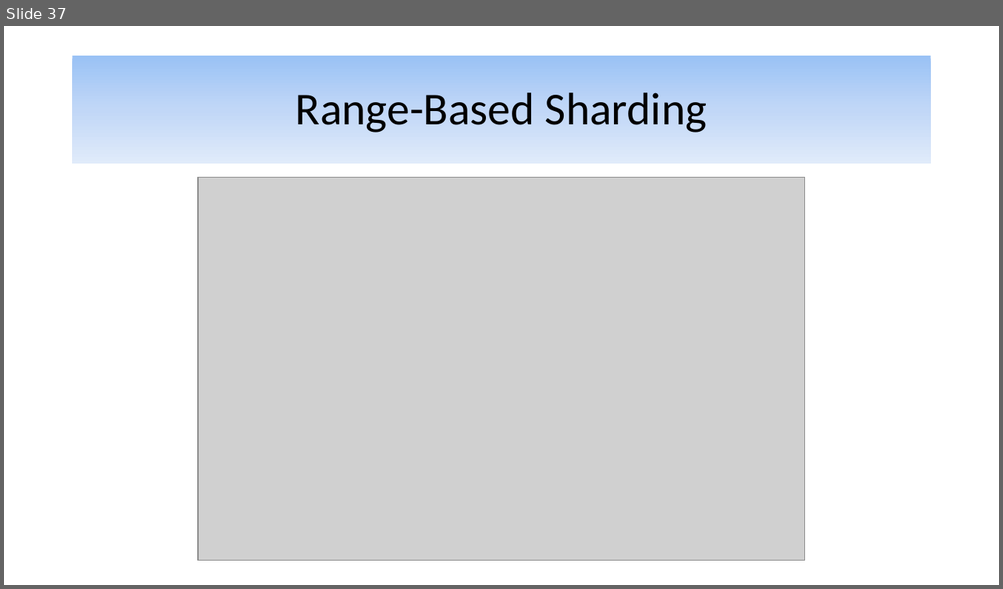
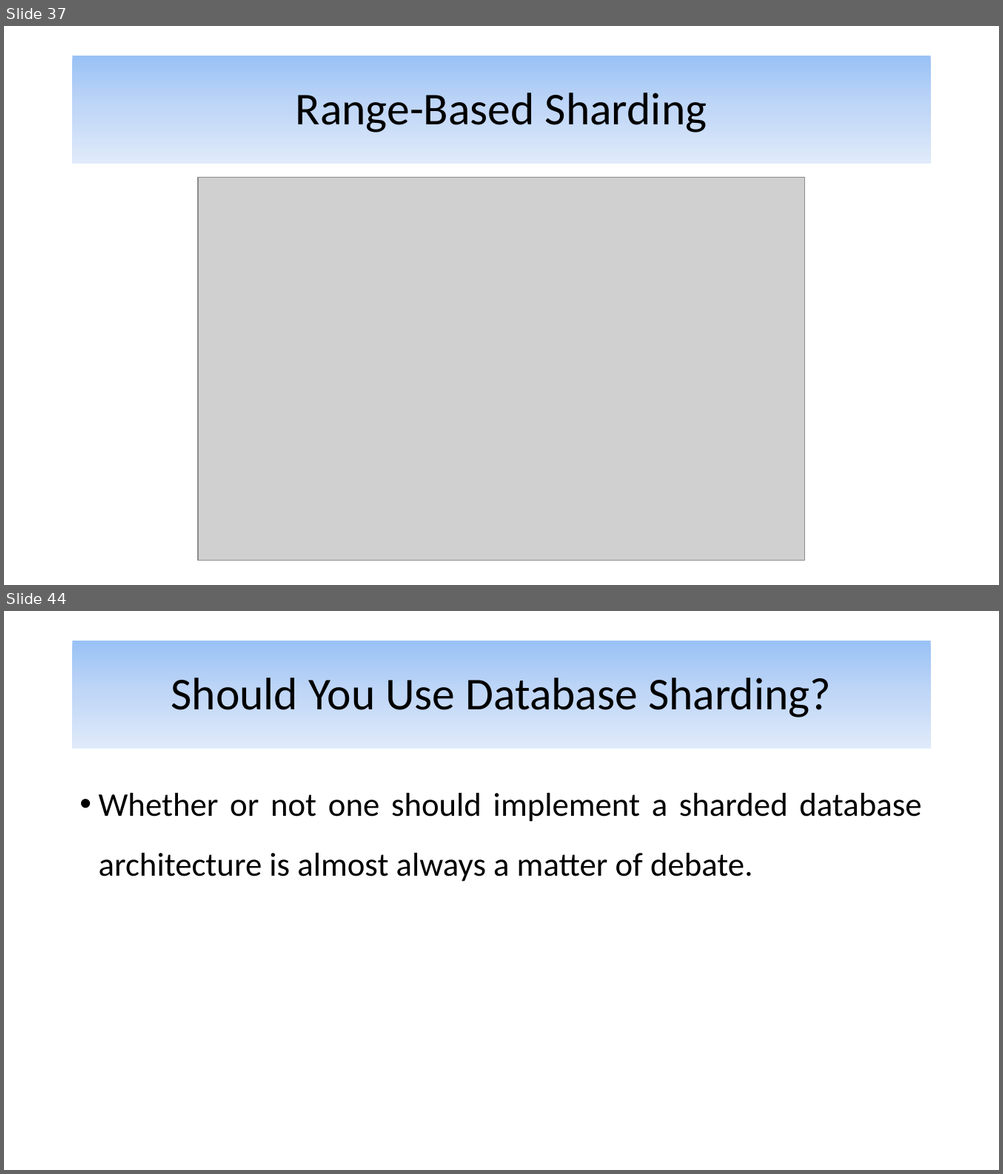
Before and after one commit to alijfri99/presentations, a slide deck: Advanced DBMS Presentation.pptx. Shown one above the other, each under a label of ours: slide 37 before the commit, slides 37 and 44 after it; the slides between them are not shown. The pictures are 1003x589 and 1003x1174 pixels, drawn with LibreOffice and Linux fonts; fonts in the diff are those of the drawing; grey boxes stand for pictures. Boxes give left, top, right and bottom in pixels: in the first picture for what was removed or moved away, otherwise in the second. Text is boxed around its words. In the diff, an @@ line names an element or a change of style, - is before the commit and + after.

```diff
--- a/Advanced DBMS Presentation.pptx
+++ b/Advanced DBMS Presentation.pptx
@@ slide 44 added at bbox=[4, 611, 999, 1170], background #FFFFFF @@
@@ title added at bbox=[73, 641, 930, 749], fill gradient #9AC3F5 to #C2D8F8 to #E1EBFB, 44 pt, text #000000 @@
+Should You Use Database Sharding?
@@ text added at bbox=[99, 793, 921, 882], 32 pt, text #000000 @@
+• Whether or not one should implement a sharded database architecture is almost always a matter of debate.
```
Also in this commit, not shown: 15 other slides added.
